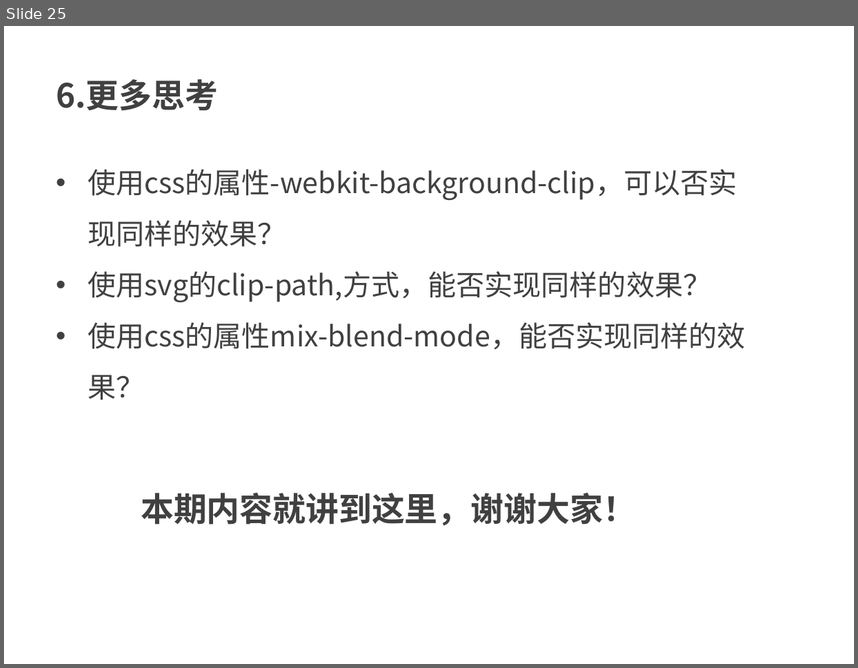
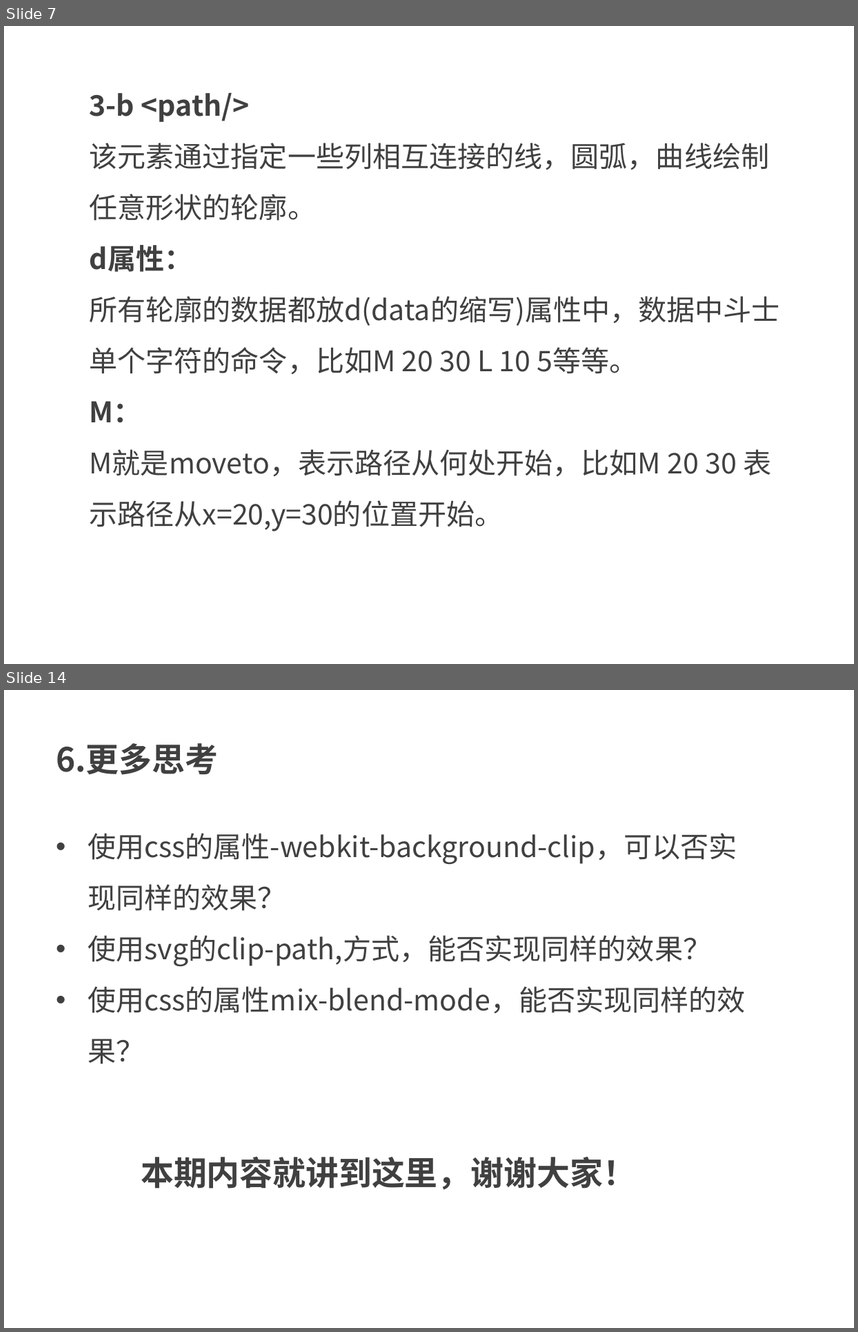
Before and after one commit to kong66/webAni, a slide deck: 9-svg-path-ani/svg-stroke-ani.pptx. Shown one above the other, each under a label of ours: slide 25 before the commit, slides 7 and 14 after it; the slides between them are not shown. The pictures are 858x668 and 858x1332 pixels, drawn with LibreOffice and Linux fonts; fonts in the diff are those of the drawing. Boxes give left, top, right and bottom in pixels: in the first picture for what was removed or moved away, otherwise in the second. Text is boxed around its words. In the diff, an @@ line names an element or a change of style, - is before the commit and + after.

```diff
--- a/9-svg-path-ani/svg-stroke-ani.pptx
+++ b/9-svg-path-ani/svg-stroke-ani.pptx
@@ slide 7 added at box(4, 26, 854, 664), background #FFFFFF @@
@@ text added at box(90, 93, 780, 531), 24 pt, text #404040 @@
+3-b <path/>
+该元素通过指定一些列相互连接的线，圆弧，曲线绘制任意形状的轮廓。
+d属性：
+所有轮廓的数据都放d(data的缩写)属性中，数据中斗士单个字符的命令，比如M 20 30 L 10 5等等。
+M：
+M就是moveto，表示路径从何处开始，比如M 20 30 表示路径从x=20,y=30的位置开始。
@@ what was slide 25 is now slide 14 @@
```
Also in this commit, not shown: 3 slides changed, 8 other slides added, 20 slides removed, 5 other files.
